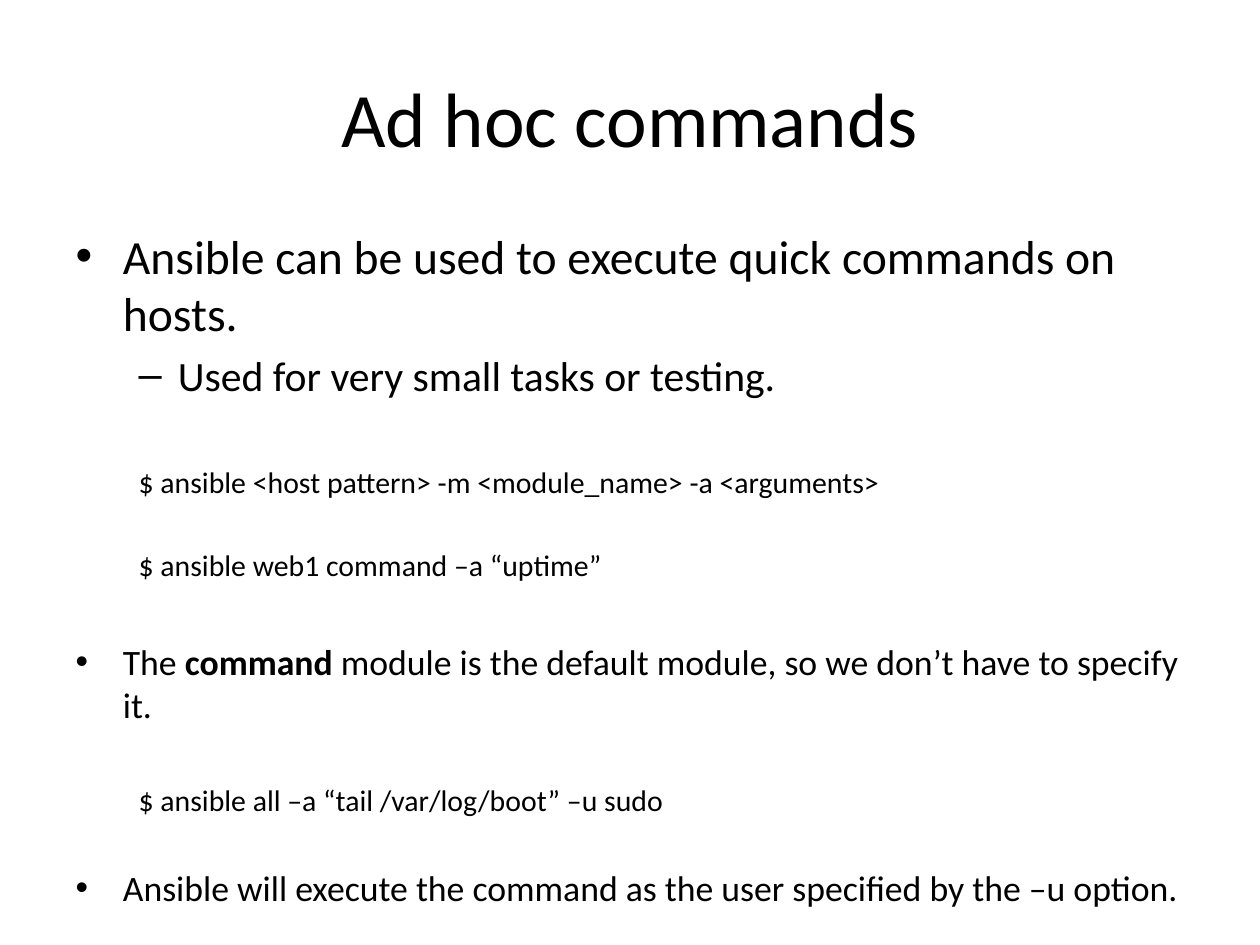
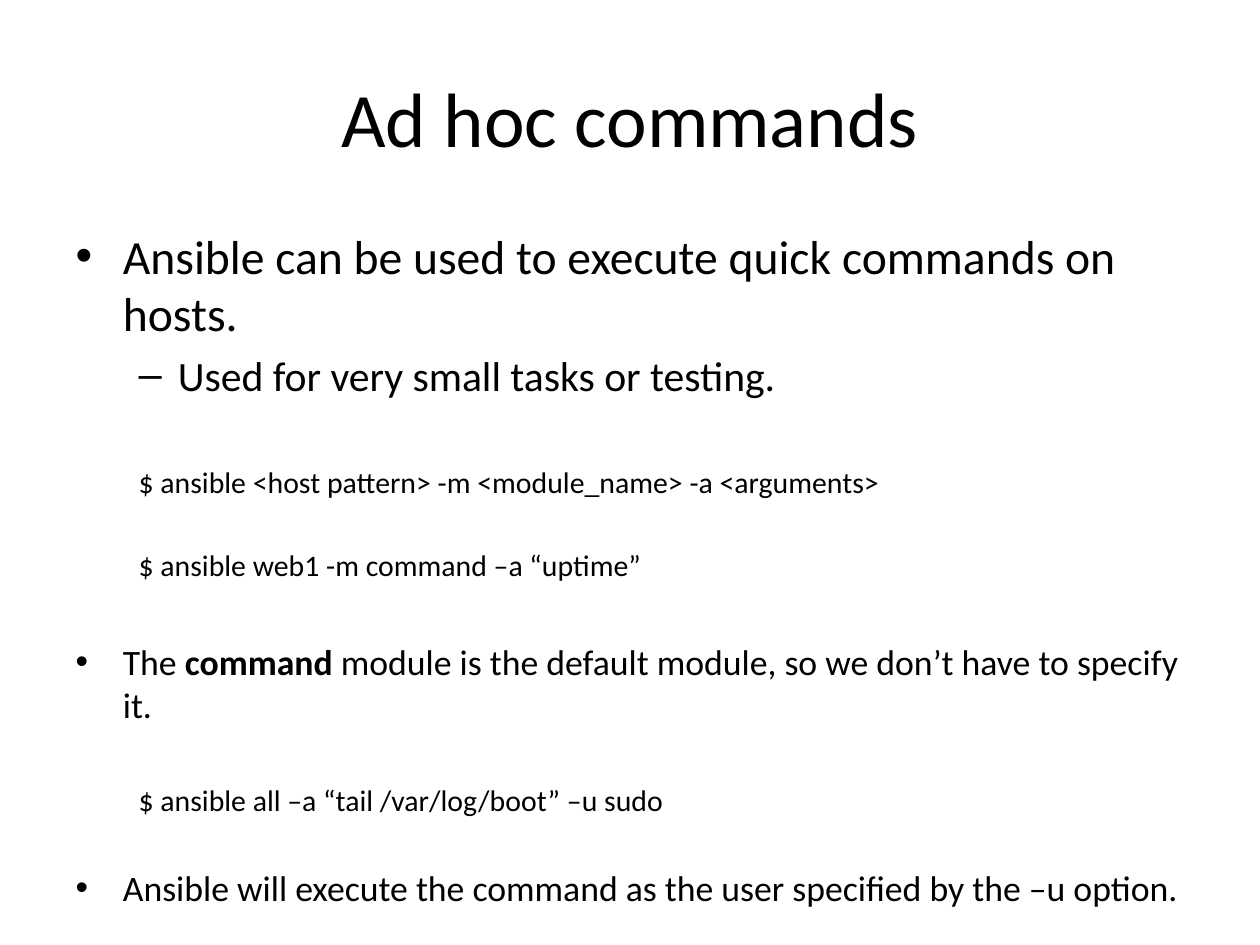
Before and after one commit to jasondbaker/infrastructure-class, a slide deck: slide 30 of lectures/infrastructure-week-10.pptx. Drawn at 1260x945 pixels with LibreOffice and Linux fonts; fonts in the diff are those of the drawing. Boxes give left, top, right and bottom in pixels: in the first picture for what was removed or moved away, otherwise in the second. Text is boxed around its words. In the diff, an @@ line names an element or a change of style, - is before the commit and + after.

Commit message:
update assignment 9 and ansible cf template

```diff
--- a/lectures/infrastructure-week-10.pptx
+++ b/lectures/infrastructure-week-10.pptx
@@ text at (160,554,640,581): text changed @@
-  $ ansible web1 command –a “uptime”
+  $ ansible web1 -m command –a “uptime”
```
Also in this commit, not shown: 3 other slides changed, 1 slide added, 1 slide removed, 3 other files.
